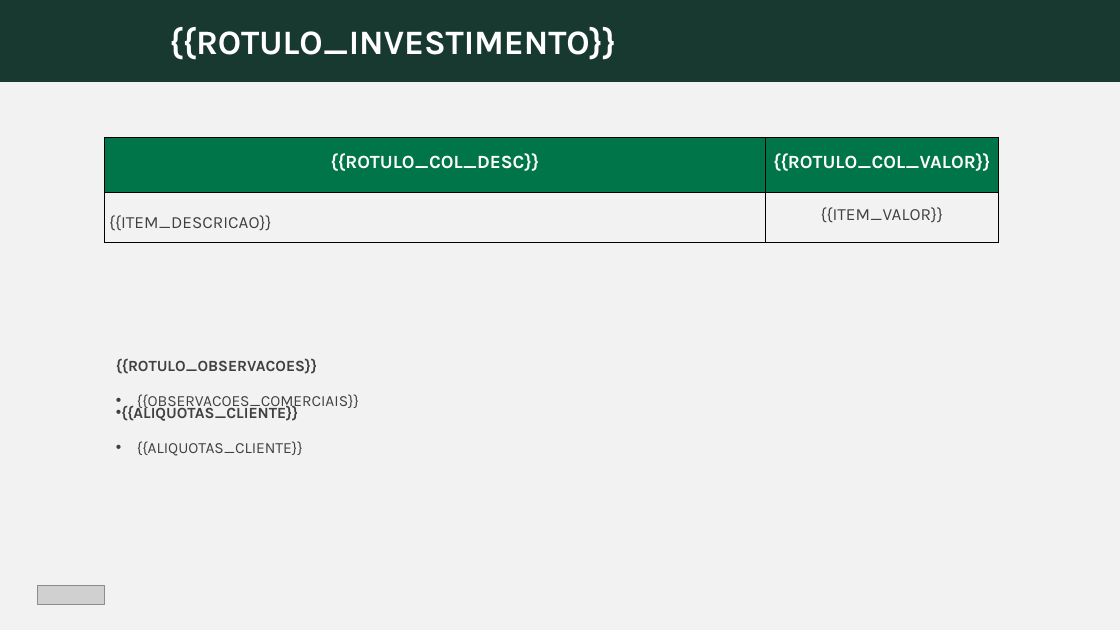
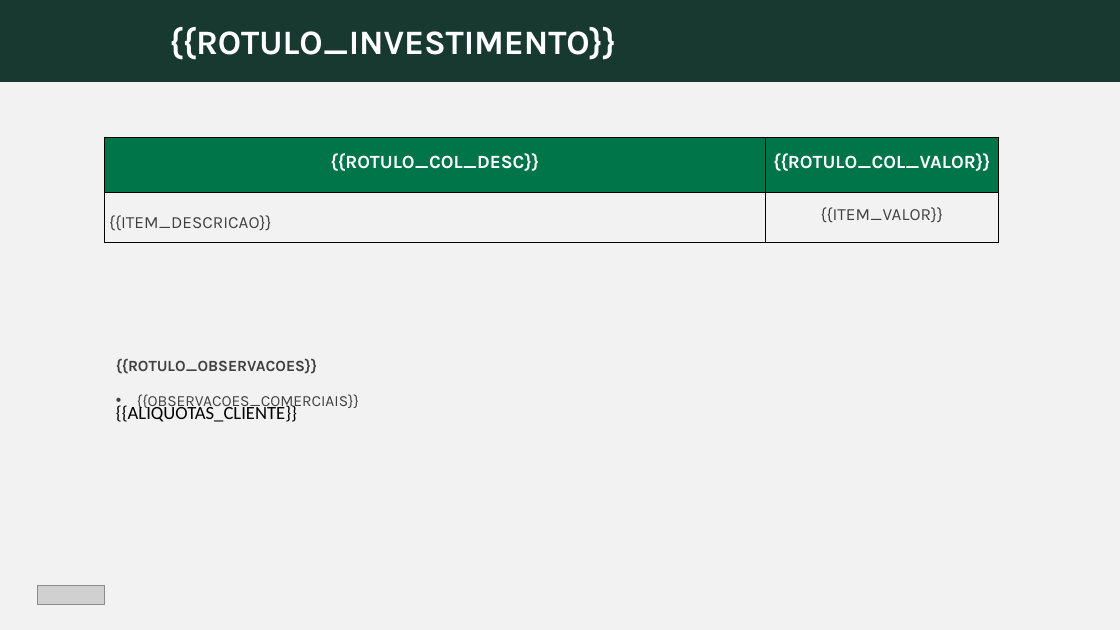
Before and after one commit to santobr2110/its-genius-pricing, a slide deck: slide 11 of public/templates/proposta-bodyshop-compacta-v3.pptx. Drawn at 1120x630 pixels with LibreOffice and Linux fonts; fonts in the diff are those of the drawing; grey boxes stand for pictures; background and template pictures are left out. Boxes give left, top, right and bottom in pixels: in the first picture for what was removed or moved away, otherwise in the second. Text is boxed around its words. In the diff, an @@ line names an element or a change of style, - is before the commit and + after.

```diff
--- a/public/templates/proposta-bodyshop-compacta-v3.pptx
+++ b/public/templates/proposta-bodyshop-compacta-v3.pptx
@@ text "{{ALIQUOTAS_CLIENTE}}" at <box>116,404,297,422</box>: size 10 to 12 pt, font Karla to Calibri, text colour #404040 to #000000, bold off; alignment justified to left; bullet • to none; line spacing 1 to 0.9 @@
@@ text at <box>137,441,303,456</box>: paragraph removed @@
-• {{ALIQUOTAS_CLIENTE}}
```
